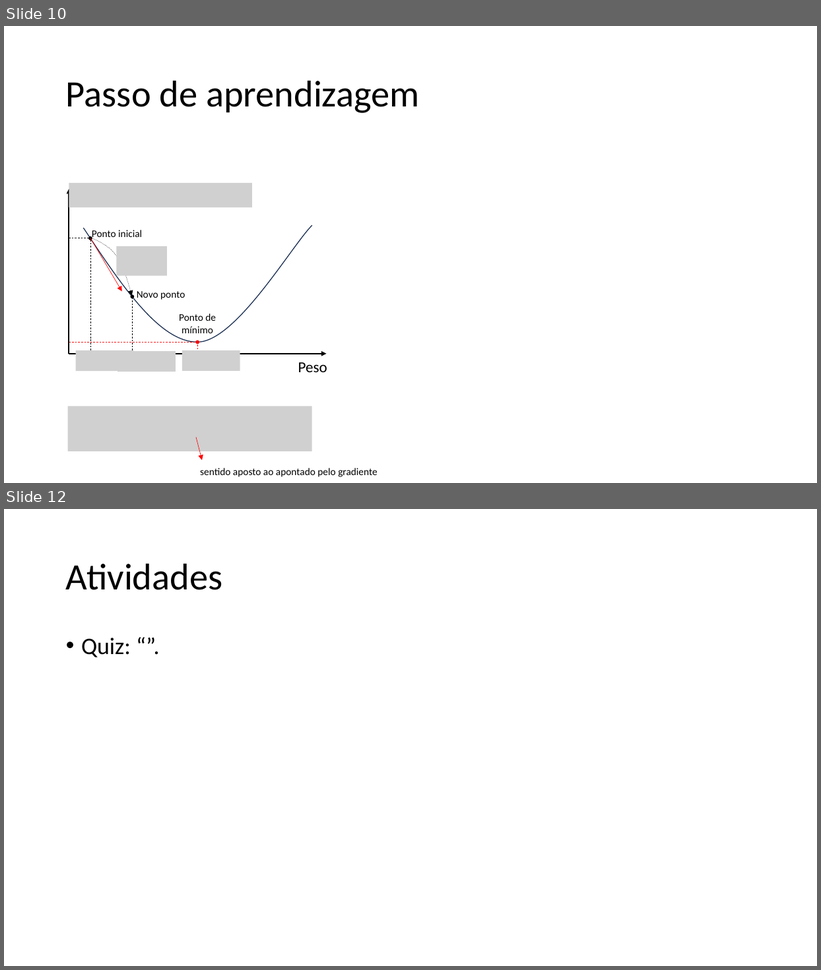
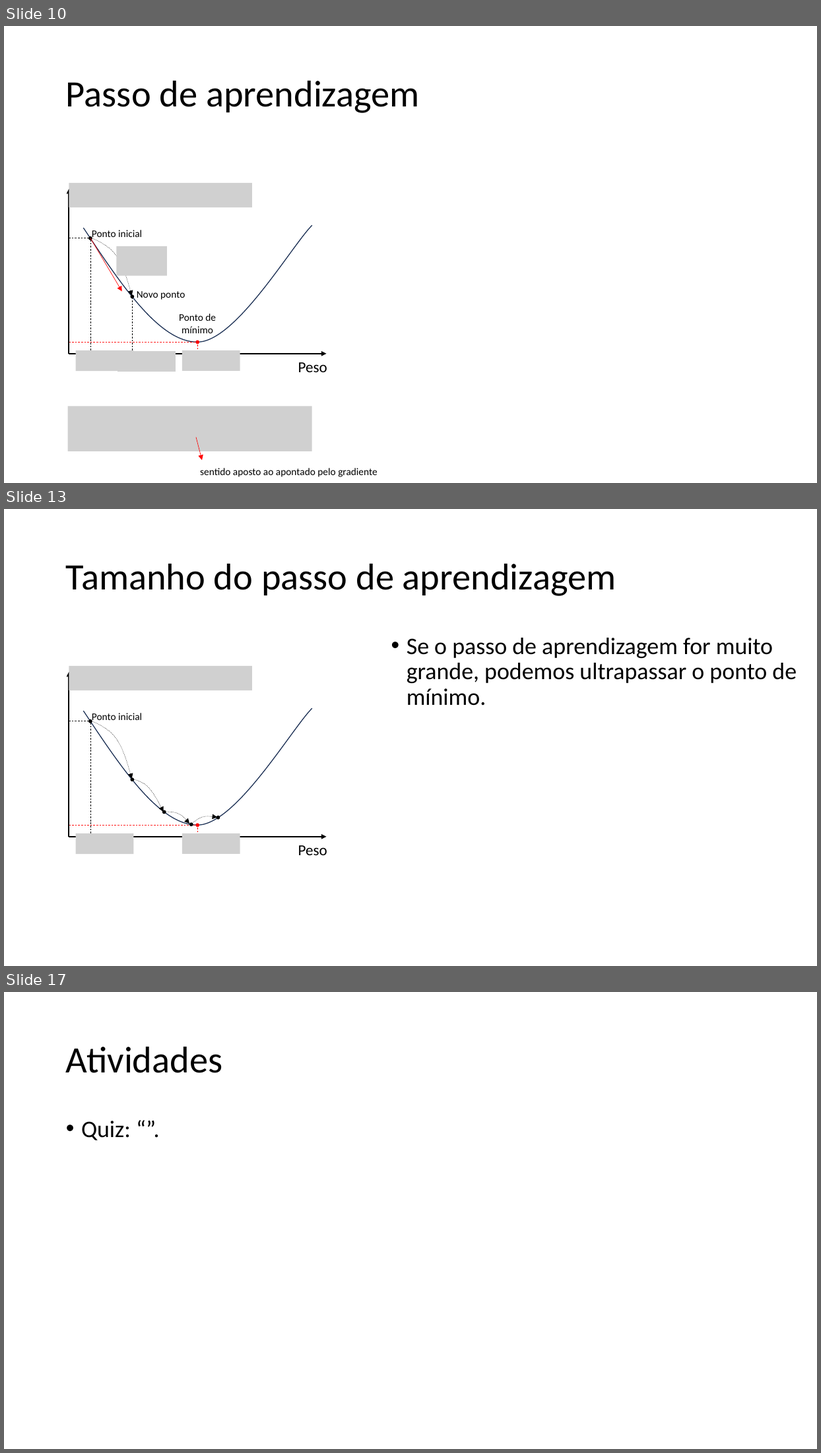
Before and after one commit to zz4fap/tp557-iot-ml, a slide deck: slides/TP557_6_Minimizando_o_erro.pptx. Shown one above the other, each under a label of ours: slides 10 and 12 before the commit, slides 10, 13 and 17 after it; the slides between them are not shown. The pictures are 821x970 and 821x1453 pixels, drawn with LibreOffice and Linux fonts; fonts in the diff are those of the drawing; grey boxes stand for pictures. Boxes give left, top, right and bottom in pixels: in the first picture for what was removed or moved away, otherwise in the second. Text is boxed around its words. In the diff, an @@ line names an element or a change of style, - is before the commit and + after.

```diff
--- a/slides/TP557_6_Minimizando_o_erro.pptx
+++ b/slides/TP557_6_Minimizando_o_erro.pptx
@@ slide 13 added at box(4, 509, 817, 966), background #FFFFFF @@
@@ title added at box(66, 563, 616, 596), 44 pt, text #000000 @@
+Tamanho do passo de aprendizagem
@@ text added at box(407, 638, 797, 706), 28 pt, text #000000 @@
+• Se o passo de aprendizagem for muito grande, podemos ultrapassar o ponto de mínimo.
@@ group added at box(69, 666, 327, 855): 6 ellipses, 5 freeform shapes, 4 lines, 3 pictures, 2 arrows, 2 texts @@
+Peso
+Ponto inicial
@@ what was slide 12 is now slide 17 @@
```
Also in this commit, not shown: 1 slide changed, 4 other slides added.
